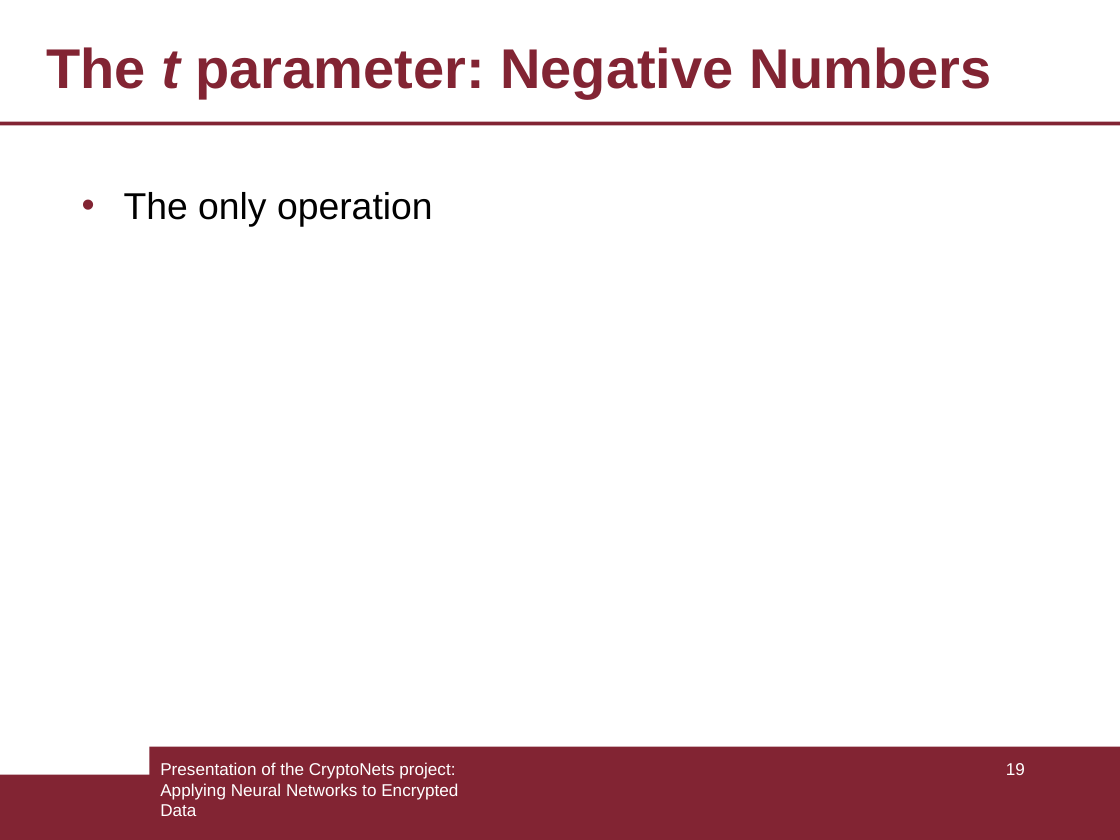
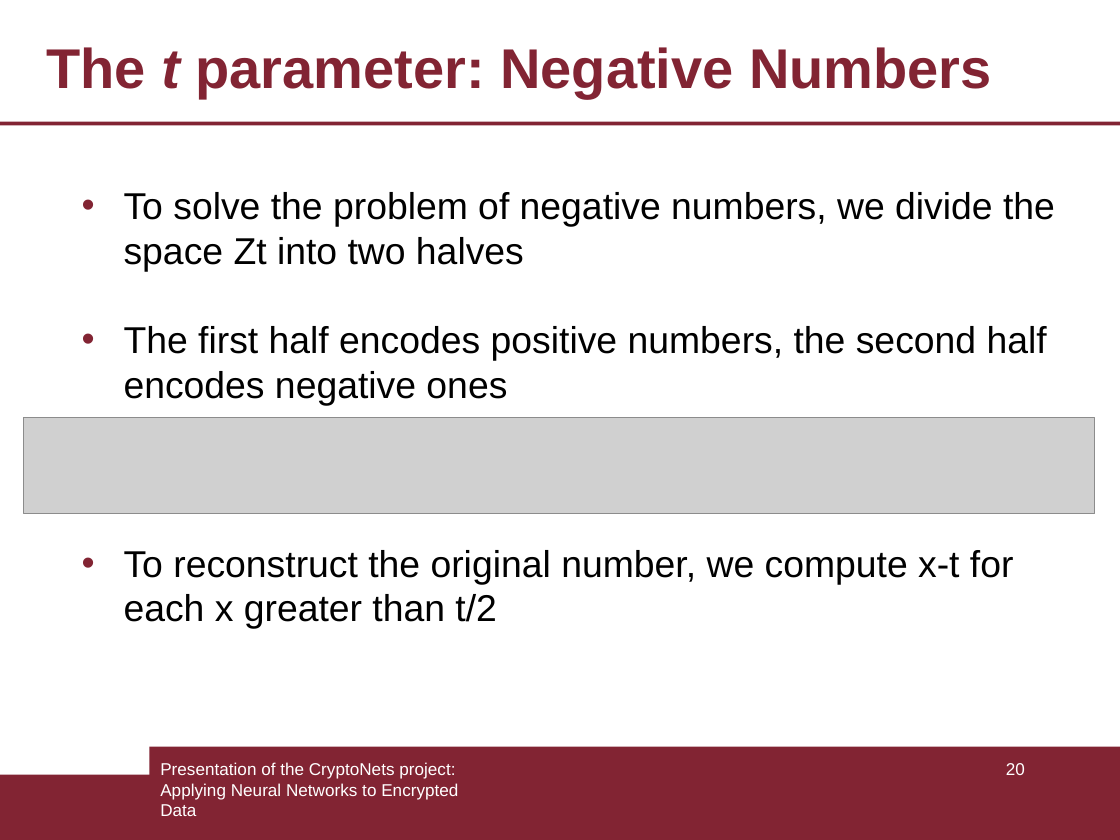
Before and after one commit to armandofln/CryptoNets-with-Python, a slide deck: slide 20 of slides/slide.odp (slide 19 before the commit). Drawn at 1120x840 pixels with LibreOffice and Linux fonts; fonts in the diff are those of the drawing; grey boxes stand for pictures. Boxes give left, top, right and bottom in pixels: in the first picture for what was removed or moved away, otherwise in the second. Text is boxed around its words. In the diff, an @@ line names an element or a change of style, - is before the commit and + after.

```diff
--- a/slides/slide.odp
+++ b/slides/slide.odp
@@ text at <box>124,192,1055,629</box>: text changed @@
-• The only operation
+• To solve the problem of negative numbers, we divide the space Zt into two halves
+• The first half encodes positive numbers, the second half encodes negative ones
+• To reconstruct the original number, we compute x-t for each x greater than t/2
@@ picture added at <box>24,418,1094,514</box> @@
@@ page number at <box>1006,763,1025,775</box>: text changed @@
-19
+20
```
Also in this commit, not shown: 3 other slides changed, 6 slides added, 1 slide removed, 6 other files.
